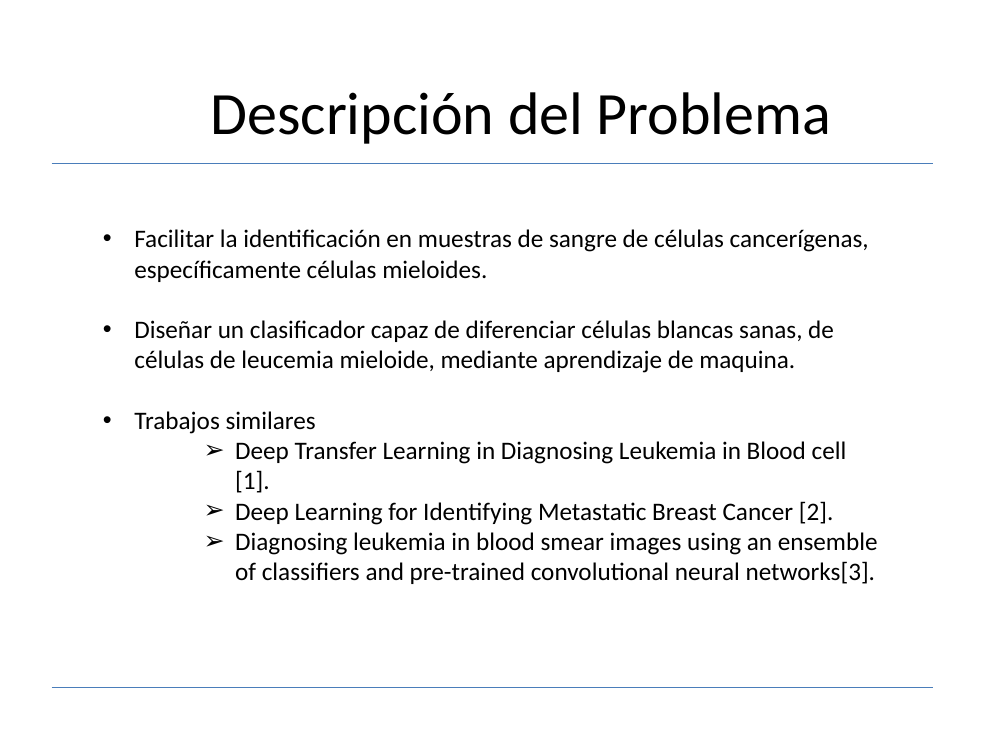
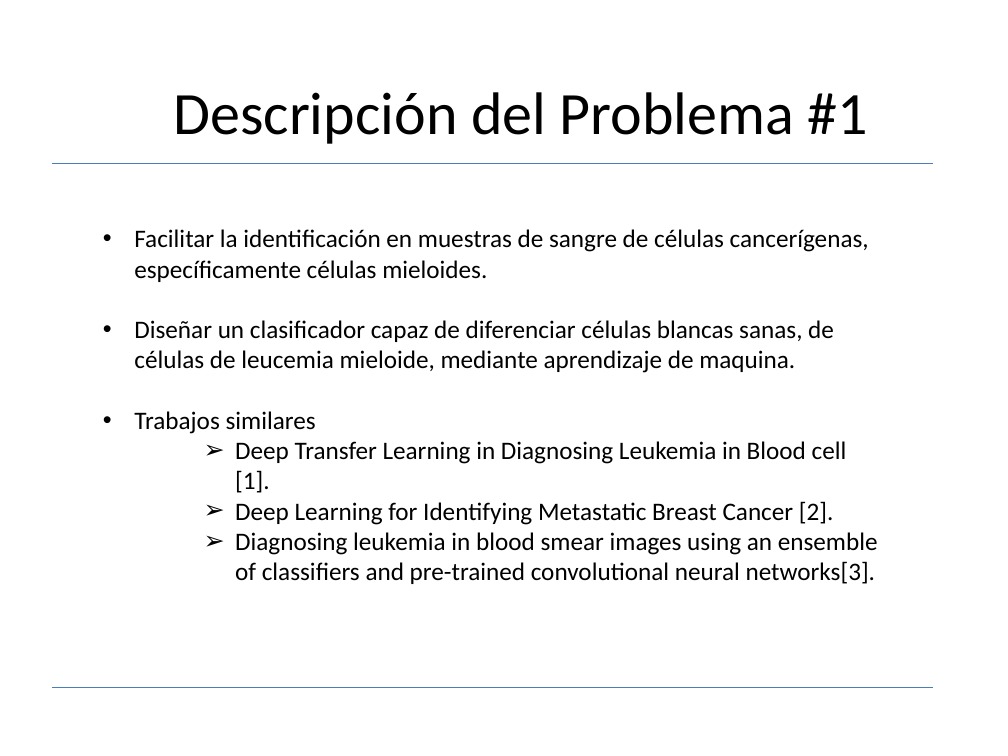
Before and after one commit to davito19/Procesamiento_Digital_De_Imagenes_I, a slide deck: slide 2 of Proyecto_detección_leucemia/presentacion/presentacion_tercero_final.pptx. Drawn at 1008x756 pixels with LibreOffice and Linux fonts; fonts in the diff are those of the drawing. Boxes give left, top, right and bottom in pixels: in the first picture for what was removed or moved away, otherwise in the second. Text is boxed around its words. In the diff, an @@ line names an element or a change of style, - is before the commit and + after.

```diff
--- a/Proyecto_detección_leucemia/presentacion/presentacion_tercero_final.pptx
+++ b/Proyecto_detección_leucemia/presentacion/presentacion_tercero_final.pptx
@@ text at (x1=174, y1=92, x2=868, y2=144): text changed @@
-Descripción del Problema
+Descripción del Problema #1
```
Also in this commit, not shown: 2 other slides changed, 3 slides added, 7 slides removed, 3 other files.
